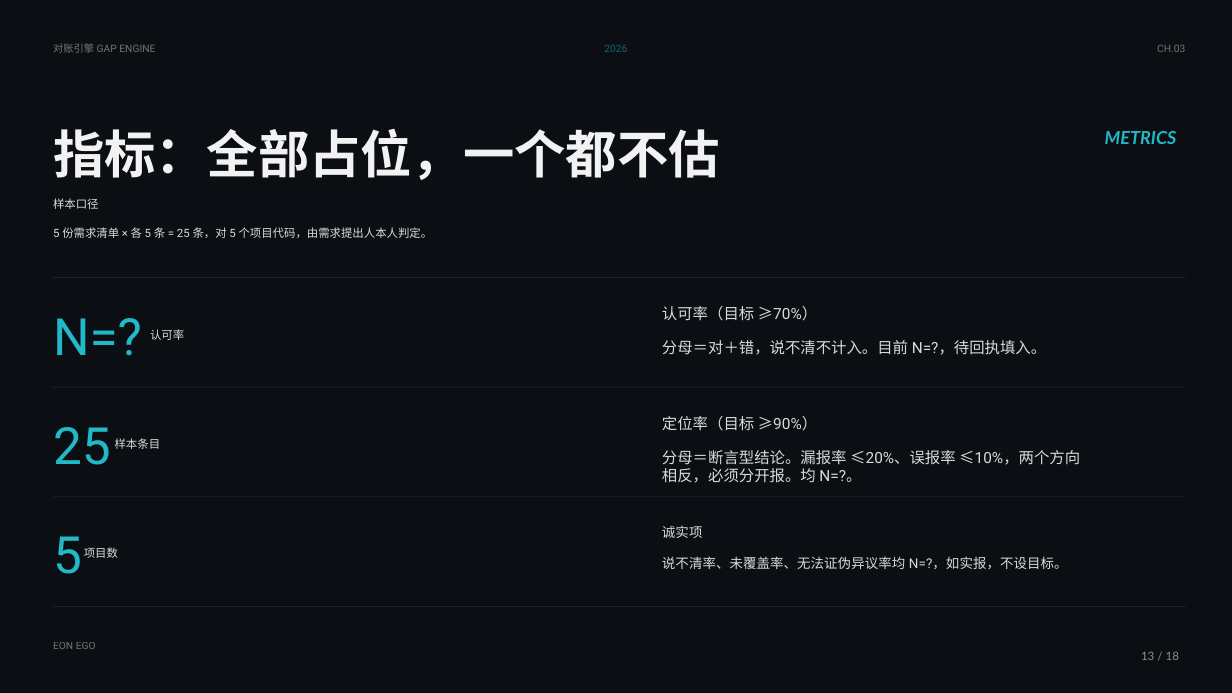
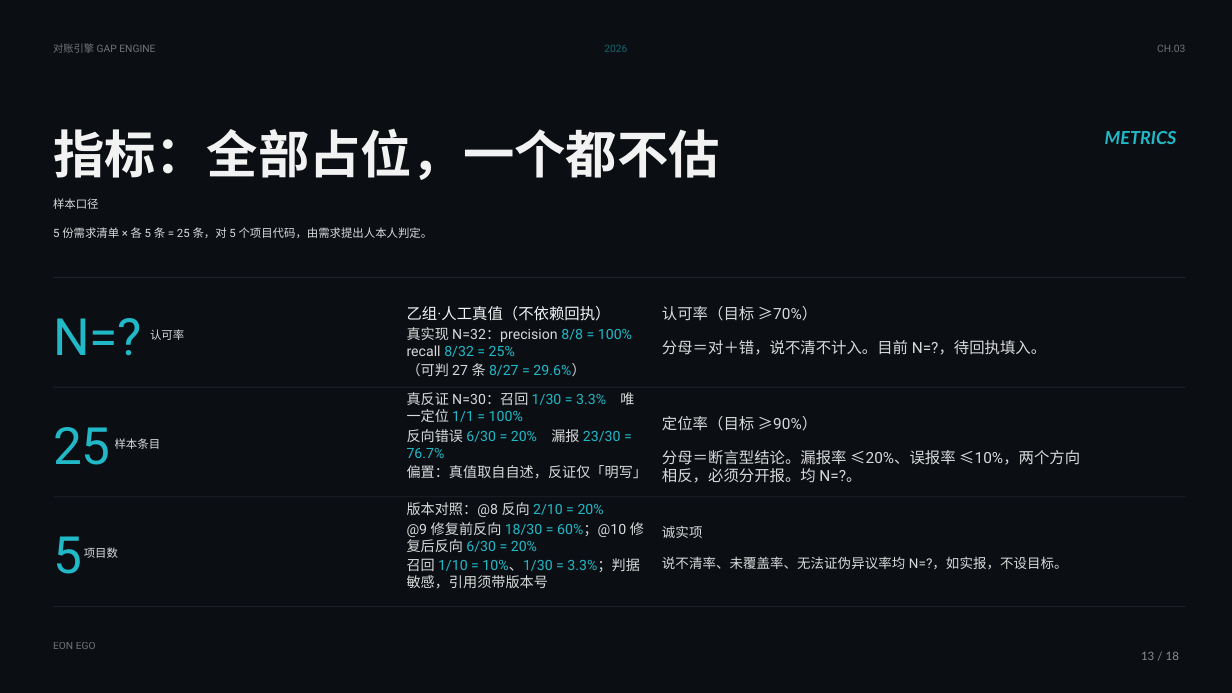
Before and after one commit to xiaohuo123212/CodeDefensibility, a slide deck: slide 13 of ppt/对账引擎-初赛.pptx. Drawn at 1232x693 pixels with LibreOffice and Linux fonts; fonts in the diff are those of the drawing. Boxes give left, top, right and bottom in pixels: in the first picture for what was removed or moved away, otherwise in the second. Text is boxed around its words. In the diff, an @@ line names an element or a change of style, - is before the commit and + after.

```diff
--- a/ppt/对账引擎-初赛.pptx
+++ b/ppt/对账引擎-初赛.pptx
@@ text added at [407, 306, 632, 376], 11 pt, text #D9D9D9 @@
+乙组·人工真值（不依赖回执）
+真实现 N=32：precision 8/8 = 100% recall 8/32 = 25%
+（可判 27 条 8/27 = 29.6%）
@@ text added at [407, 392, 647, 479], 11 pt, text #D9D9D9 @@
+真反证 N=30：召回 1/30 = 3.3% 唯一定位 1/1 = 100%
+反向错误 6/30 = 20% 漏报 23/30 = 76.7%
+偏置：真值取自自述，反证仅「明写」
@@ text added at [407, 502, 644, 589], 11 pt, text #21B8C7 @@
+版本对照：@8 反向 2/10 = 20%
+@9 修复前反向 18/30 = 60%；@10 修复后反向 6/30 = 20%
+召回 1/10 = 10%、1/30 = 3.3%；判据敏感，引用须带版本号
```
Also in this commit, not shown: 40 other files.
